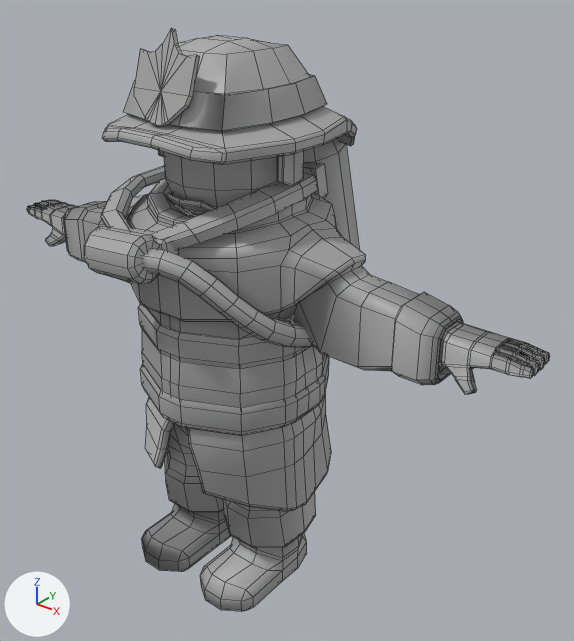
One commit to the FBX model Water Dept/Assets/Artwork/Animations/Player/Character_Run.fbx: the scene before it, then after it.
Both versions are drawn from a camera (50 mm lens) standing at (0.1598, -0.1723, 0.2063) and looking at (0.0095, 0.0155, 0.0899). The axes (+X, +Y, +Z) are drawn at lower left. The lights are the same throughout. The first picture is the older version. Mesh edges are drawn as thin lines. Where no turn or scale is listed for an object, it has been applied to the vertices. Vertices at exactly the same position are counted once.
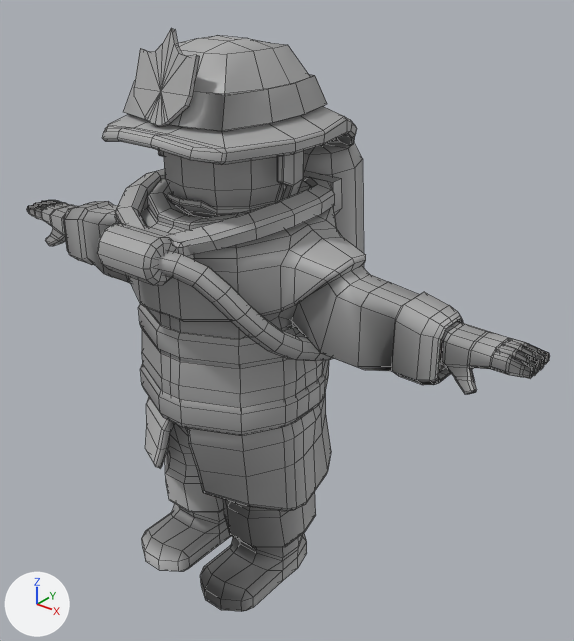
ob_extra_geo is not drawn itself; it is the parent of ob_oxy_tank_tube.

Where the change shows, as pixel boxes (x1, y1, x2, y2) in the pictures (574 x 641 px):
```json
{"object": "polySurface11", "change": "shading changed", "before": [27, 179, 550, 611], "after": [27, 179, 550, 611]}
{"object": "Oxy_Tank_tube", "change": "moved, turned", "before": [84, 138, 359, 347], "after": [97, 141, 364, 361]}
```

The change, as JSON lines over the scene's bpy script:
```json
{"block": "me_mesh_001", "where": "me_mesh_001.from_pydata(...)  # 1734 vertices, 1789 faces; spans x -0.102..0.102, y -0.032..0.035, z -0.042..0.095"}
{"block": "me_mesh_001", "where": "# used by ob_polysurface11; location = (0.0, 0.0, 0.0421)"}
{"block": "me_mesh_001", "change": "me_mesh_001 part 1: its shading normals changed"}
{"op": "set", "path": "ob_extra_geo.rotation_euler", "old": "(0.0586, 0.0, 0.0)", "new": "(0.0, 0.0, 0.0)", "note": "degrees (3.4, 0, 0) -> degrees (0, 0, 0)"}
{"op": "set", "path": "ob_extra_geo.parent", "old": "ob_char_geo", "new": "ob_character_rig_grp"}
{"op": "set", "path": "ob_extra_geo.location", "old": "(0.465, -1.21, -0.371)", "new": "(0.0, 0.0, 0.0)"}
{"op": "set", "path": "ob_oxy_tank_tube.rotation_euler", "old": "(-0.00678, 0.00174, 0.084)", "new": "(0.0, 0.0, 0.0)", "note": "degrees (-0.4, 0.1, 4.8) -> degrees (0, 0, 0)"}
{"op": "set", "path": "ob_oxy_tank_tube.location", "old": "(-0.306, 11.22, -1.209)", "new": "(0.466, 10.94, -0.972)"}
```
